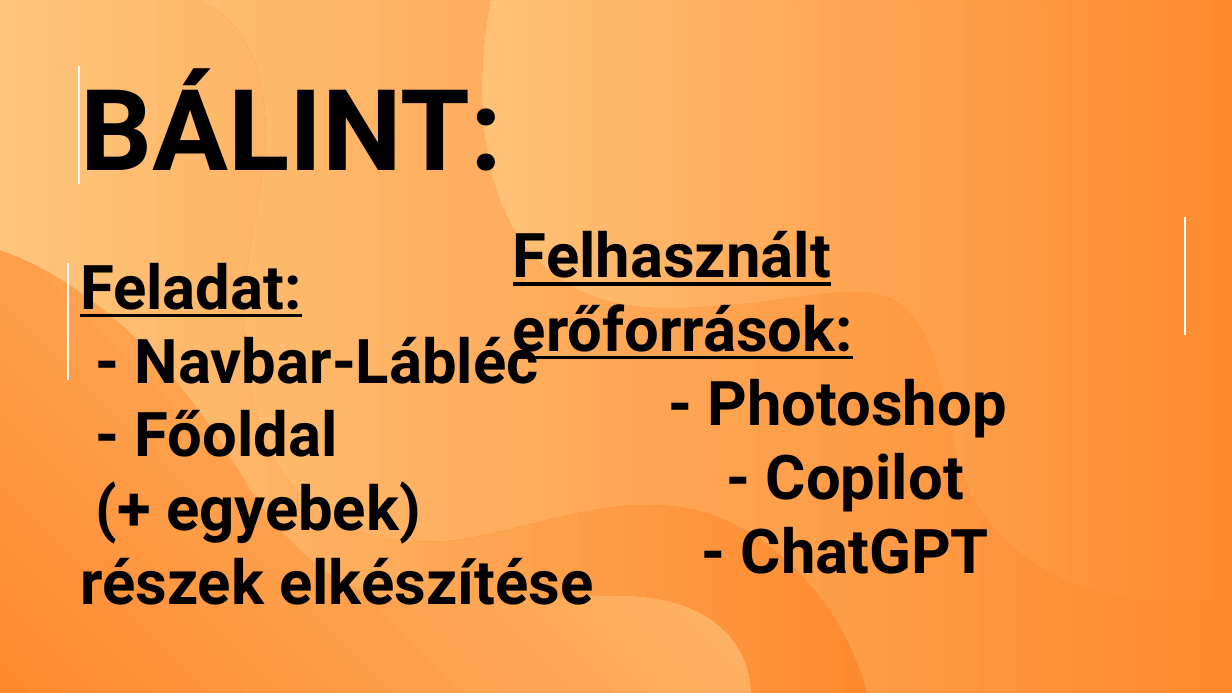
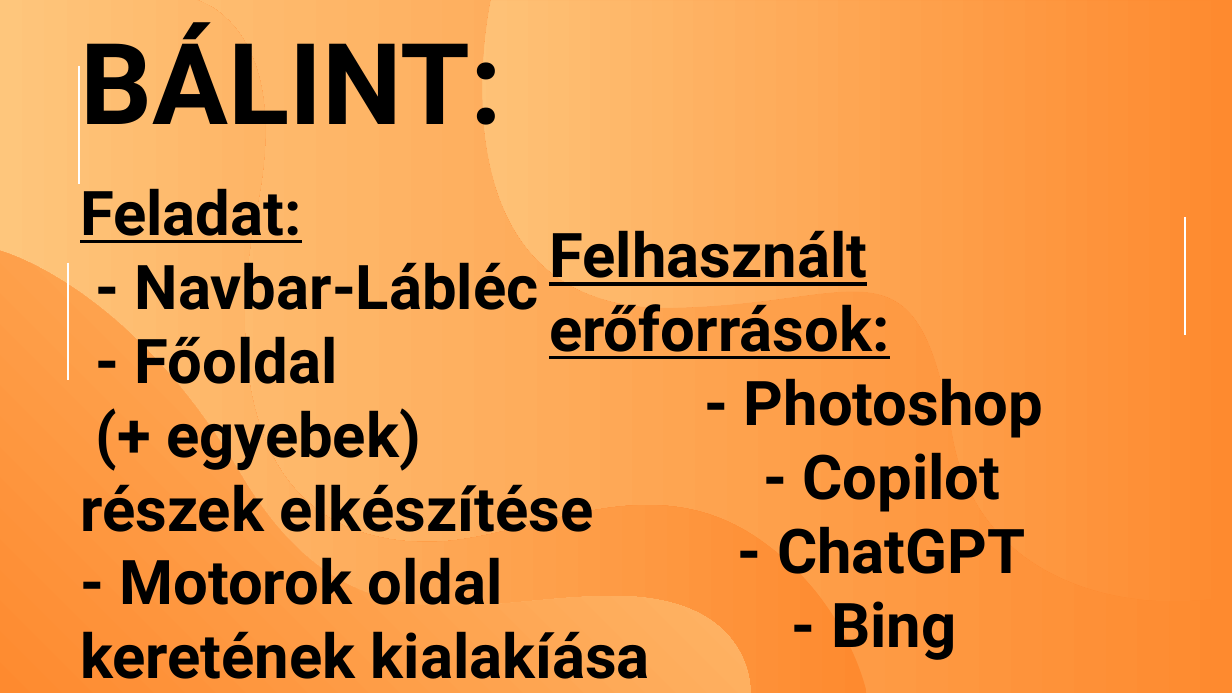
Before and after one commit to czanekbalintczani/projekt1, a slide deck: slide 5 of PPT/Mittudomain-11B-Webprojekt.pptx. Drawn at 1232x693 pixels with LibreOffice and Linux fonts; fonts in the diff are those of the drawing. Boxes give left, top, right and bottom in pixels: in the first picture for what was removed or moved away, otherwise in the second. Text is boxed around its words. In the diff, an @@ line names an element or a change of style, - is before the commit and + after.

```diff
--- a/PPT/Mittudomain-11B-Webprojekt.pptx
+++ b/PPT/Mittudomain-11B-Webprojekt.pptx
@@ text "BÁLINT:": place and size @@
-text "BÁLINT:" at (80,68,502,171)
+text "BÁLINT:" at (80,22,502,125)
@@ subtitle "Feladat:": place and size @@
-subtitle "Feladat:" at (80,262,593,605)
+subtitle "Feladat:" at (80,188,650,679)
@@ text "Felhasznált erőforrások:": place and size @@
-text "Felhasznált erőforrások:" at (513,230,1007,574)
+text "Felhasznált erőforrások:" at (549,230,1043,660)
@@ subtitle at (80,557,650,679): paragraph added @@
+- Motorok oldal keretének kialakíása
@@ text at (831,601,956,660): paragraph added @@
+- Bing
```
Also in this commit, not shown: 4 other slides changed, 1 slide added.
